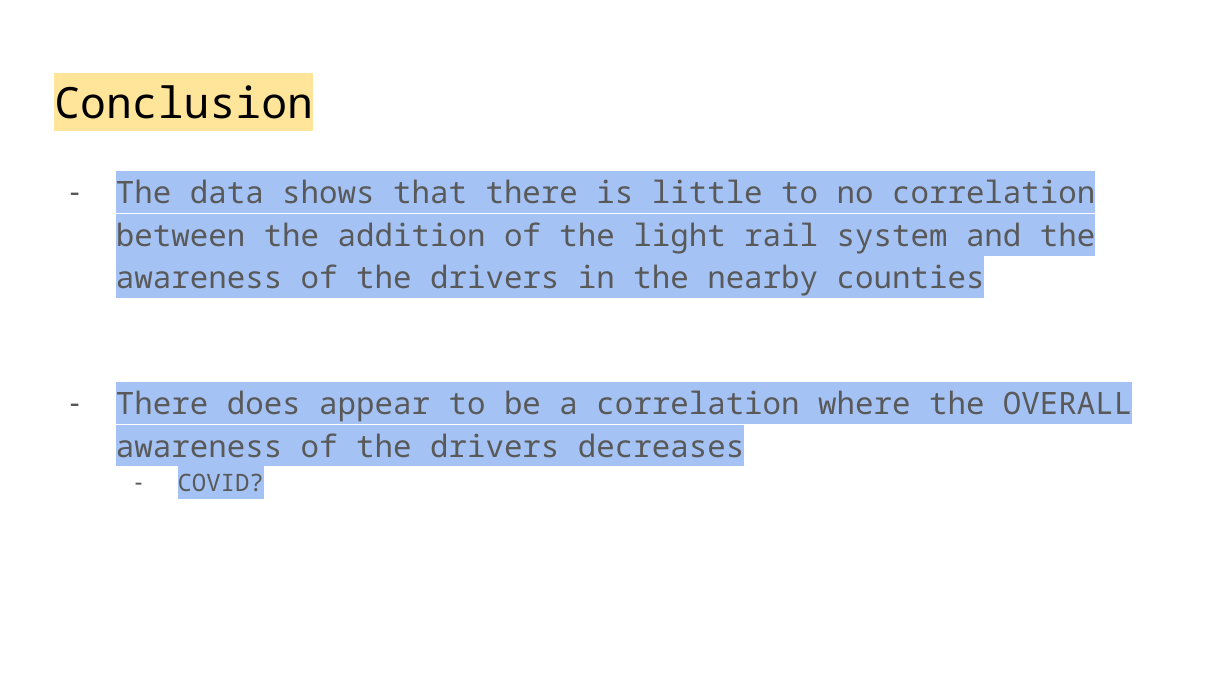
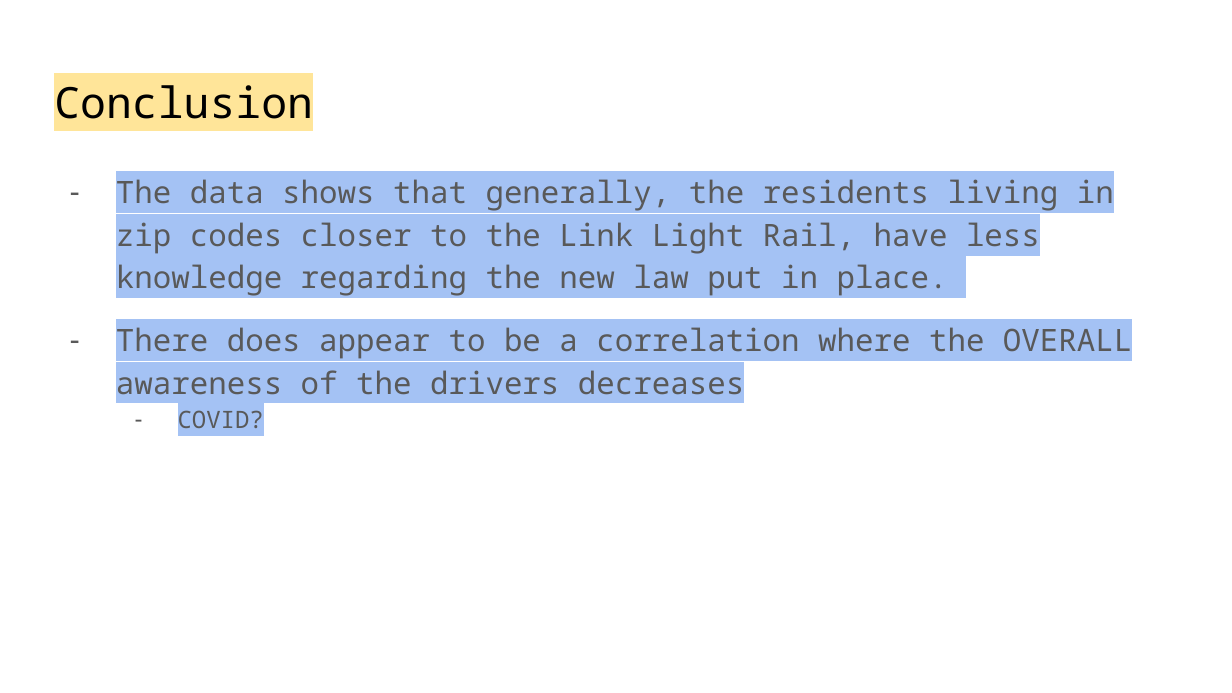
Before and after one commit to m254572/TEAMIC23045, a slide deck: slide 11 of TEAM IC23045.pptx. Drawn at 1232x693 pixels with LibreOffice and Linux fonts; fonts in the diff are those of the drawing. Boxes give left, top, right and bottom in pixels: in the first picture for what was removed or moved away, otherwise in the second. Text is boxed around its words. In the diff, an @@ line names an element or a change of style, - is before the commit and + after.

```diff
--- a/TEAM IC23045.pptx
+++ b/TEAM IC23045.pptx
@@ text at (x1=116, y1=179, x2=1114, y2=296): text changed @@
-– The data shows that there is little to no correlation between the addition of the light rail system and the awareness of the drivers in the nearby counties
+– The data shows that generally, the residents living in zip codes closer to the Link Light Rail, have less knowledge regarding the new law put in place.
```
Also in this commit, not shown: 1 other slide changed, 5 slides added, 5 slides removed.
